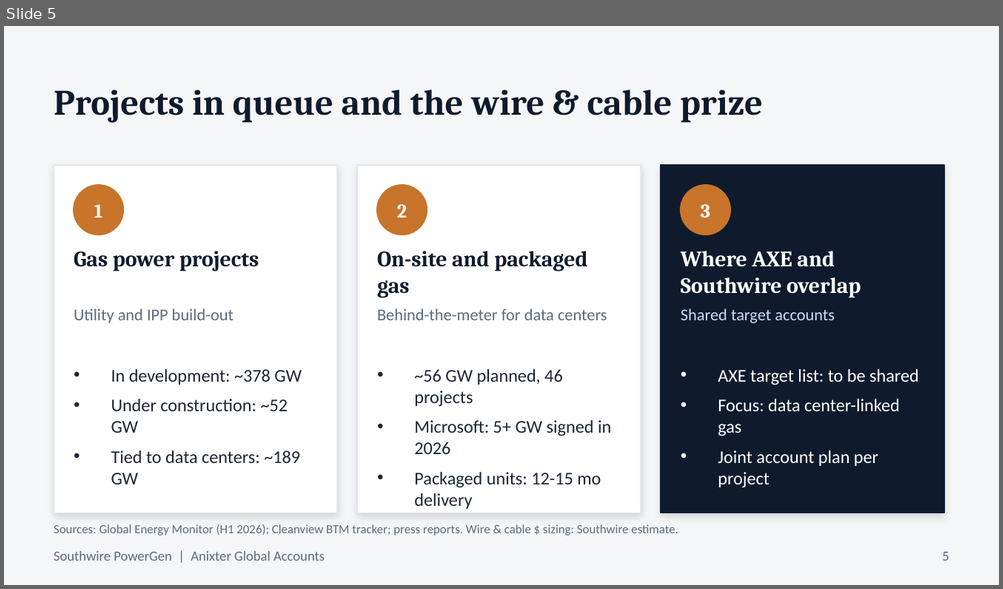
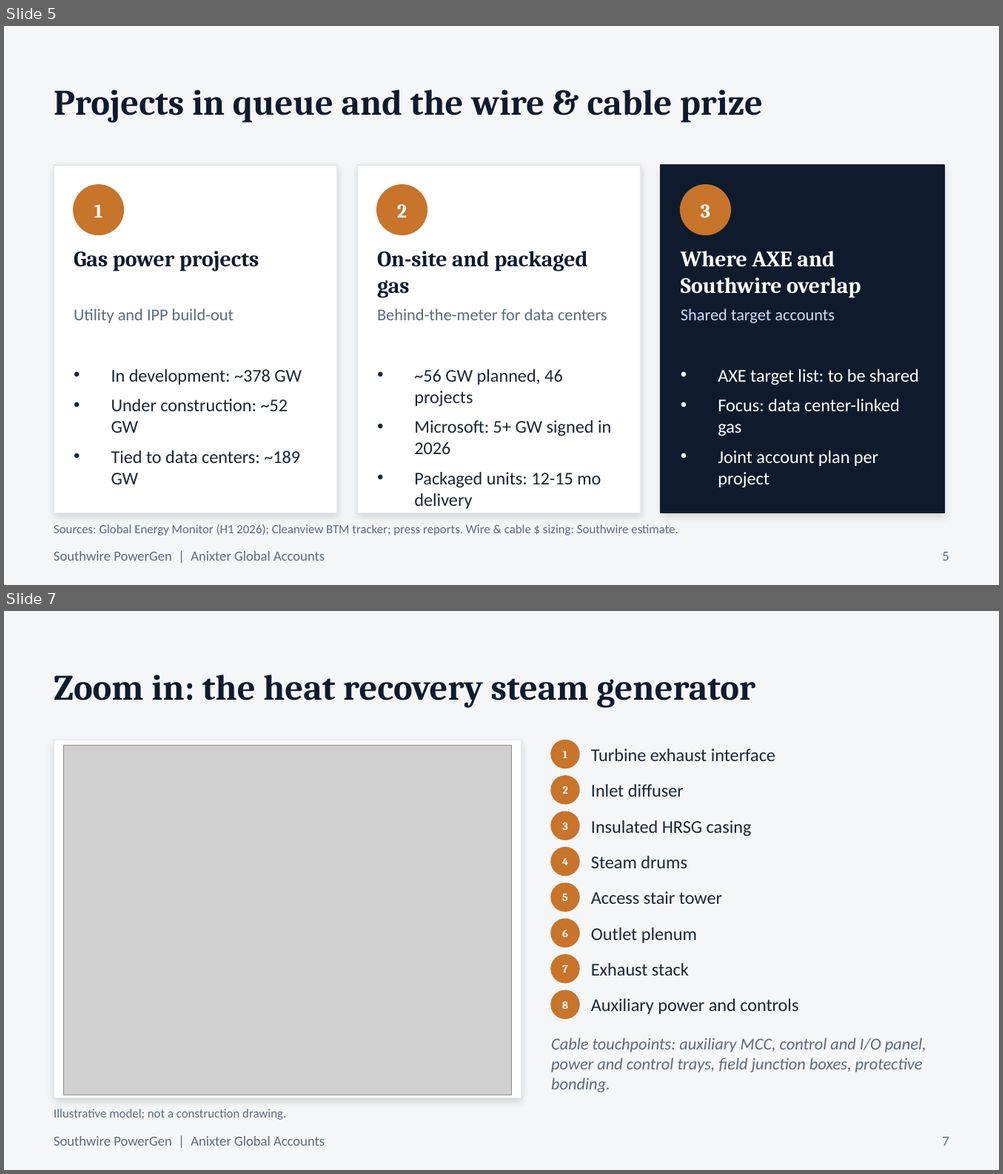
Before and after one commit to shardt87/ln, a slide deck: presentations/Anixter_PowerGen_Presentation_DRAFT.pptx. Shown one above the other, each under a label of ours: slide 5 before the commit, slides 5 and 7 after it; the slides between them are not shown. The pictures are 1003x589 and 1003x1174 pixels, drawn with LibreOffice and Linux fonts; fonts in the diff are those of the drawing; grey boxes stand for pictures. Boxes give left, top, right and bottom in pixels: in the first picture for what was removed or moved away, otherwise in the second. Text is boxed around its words. In the diff, an @@ line names an element or a change of style, - is before the commit and + after.

```diff
--- a/presentations/Anixter_PowerGen_Presentation_DRAFT.pptx
+++ b/presentations/Anixter_PowerGen_Presentation_DRAFT.pptx
@@ slide 7 added at <box>4,611,999,1170</box>, background #F4F6F8 @@
@@ text added at <box>54,675,755,707</box>, 26 pt, text #0F1B2D, bold @@
+Zoom in: the heat recovery steam generator
@@ rectangle added at <box>54,741,521,1099</box>, fill #FFFFFF, outline #E3E8EE 0.75 pt @@
@@ ellipse added at <box>551,741,579,768</box>, fill #C8742B, outline #C8742B 1 pt @@
@@ picture added at <box>64,745,511,1096</box> @@
@@ text added at <box>563,751,568,758</box>, 7.8 pt, text #FFFFFF, bold @@
+1
@@ text added at <box>591,749,775,761</box>, 13 pt, text #1B2735 @@
+Turbine exhaust interface
@@ ellipse added at <box>551,776,579,804</box>, fill #C8742B, outline #C8742B 1 pt @@
@@ text added at <box>562,786,567,794</box>, 7.8 pt, text #FFFFFF, bold @@
+2
@@ text added at <box>591,784,683,797</box>, 13 pt, text #1B2735 @@
+Inlet diffuser
@@ ellipse added at <box>551,812,579,840</box>, fill #C8742B, outline #C8742B 1 pt @@
@@ text added at <box>562,823,567,830</box>, 7.8 pt, text #FFFFFF, bold @@
+3
@@ text added at <box>591,820,751,836</box>, 13 pt, text #1B2735 @@
+Insulated HRSG casing
@@ ellipse added at <box>551,848,579,876</box>, fill #C8742B, outline #C8742B 1 pt @@
@@ text added at <box>562,858,568,866</box>, 7.8 pt, text #FFFFFF, bold @@
+4
@@ text added at <box>591,856,687,869</box>, 13 pt, text #1B2735 @@
+Steam drums
@@ ellipse added at <box>551,883,579,911</box>, fill #C8742B, outline #C8742B 1 pt @@
@@ text added at <box>562,894,568,901</box>, 7.8 pt, text #FFFFFF, bold @@
+5
@@ text added at <box>591,891,722,904</box>, 13 pt, text #1B2735 @@
+Access stair tower
@@ ellipse added at <box>551,920,579,947</box>, fill #C8742B, outline #C8742B 1 pt @@
@@ text added at <box>562,930,568,937</box>, 7.8 pt, text #FFFFFF, bold @@
+6
@@ text added at <box>591,928,697,943</box>, 13 pt, text #1B2735 @@
+Outlet plenum
@@ ellipse added at <box>551,955,579,983</box>, fill #C8742B, outline #C8742B 1 pt @@
@@ text added at <box>562,965,567,973</box>, 7.8 pt, text #FFFFFF, bold @@
+7
@@ text added at <box>591,963,688,976</box>, 13 pt, text #1B2735 @@
+Exhaust stack
@@ ellipse added at <box>551,991,579,1019</box>, fill #C8742B, outline #C8742B 1 pt @@
@@ text added at <box>562,1002,568,1009</box>, 7.8 pt, text #FFFFFF, bold @@
+8
@@ text added at <box>591,999,798,1014</box>, 13 pt, text #1B2735 @@
+Auxiliary power and controls
@@ text added at <box>551,1038,926,1093</box>, 12 pt, text #5B6B7F, italic @@
+Cable touchpoints: auxiliary MCC, control and I/O panel, power and control trays, field junction boxes, protective bonding.
@@ text added at <box>54,1109,286,1120</box>, 9 pt, text #5B6B7F @@
+Illustrative model; not a construction drawing.
@@ text added at <box>54,1136,324,1146</box>, 10 pt, text #5B6B7F @@
+Southwire PowerGen | Anixter Global Accounts
@@ text added at <box>942,1137,948,1146</box>, 10 pt, text #5B6B7F @@
+7
```
Also in this commit, not shown: 3 slides changed, 1 other slide added, 1 slide removed, 2 other files.
